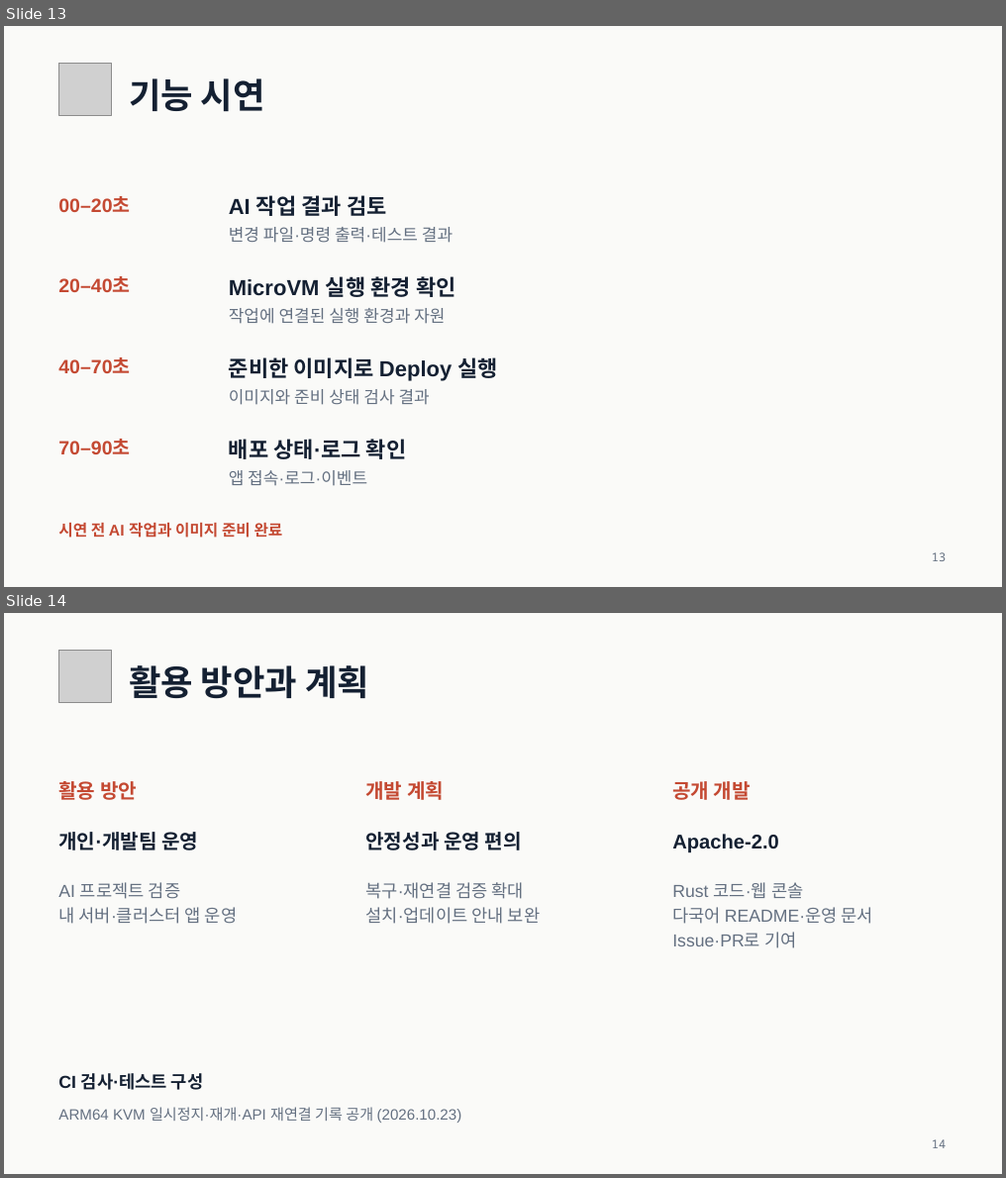
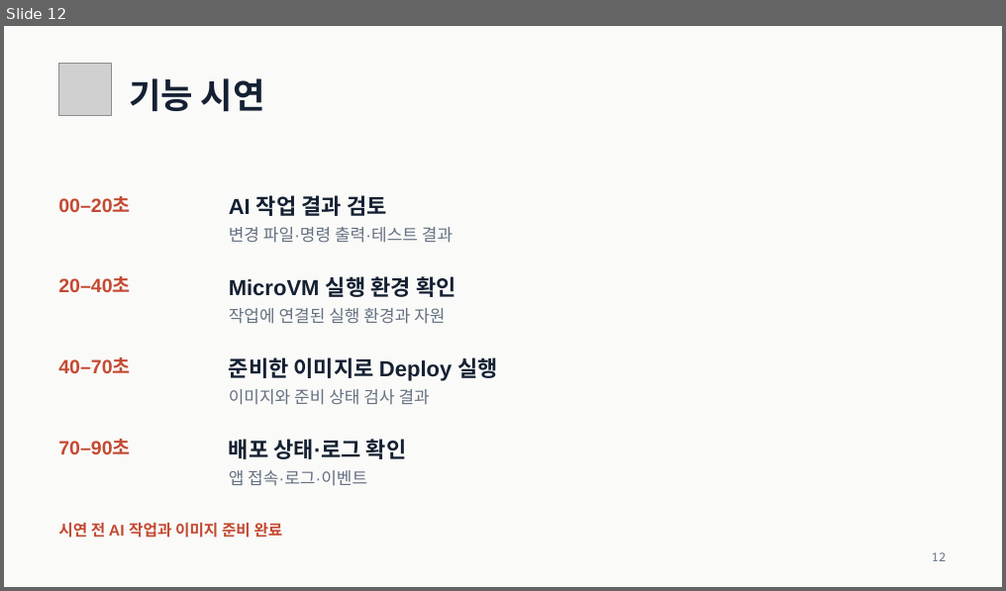
Before and after one commit to SteelCrab/Firecrab-pptx, a slide deck: output/Firecrab_3633_제출자료/제출파일/2026 오픈소스 개발자대회 2차 평가 발표 자료_3633_JustForFun.pptx. Shown one above the other, each under a label of ours: slides 13 and 14 before the commit, slide 12 after it. The pictures are 1006x1178 and 1006x591 pixels, drawn with LibreOffice and Linux fonts; fonts in the diff are those of the drawing; grey boxes stand for pictures. Boxes give left, top, right and bottom in pixels: in the first picture for what was removed or moved away, otherwise in the second. Text is boxed around its words. In the diff, an @@ line names an element or a change of style, - is before the commit and + after.

```diff
--- a/output/Firecrab_3633_제출자료/제출파일/2026 오픈소스 개발자대회 2차 평가 발표 자료_3633_JustForFun.pptx
+++ b/output/Firecrab_3633_제출자료/제출파일/2026 오픈소스 개발자대회 2차 평가 발표 자료_3633_JustForFun.pptx
@@ slide 14 removed at (4, 613, 1002, 1174), background #FAFAF8 @@
@@ picture removed at (59, 650, 112, 702) @@
@@ text removed at (129, 665, 369, 699) @@
-활용 방안과 계획
@@ text removed at (58, 781, 137, 800) @@
-활용 방안
@@ text removed at (365, 781, 444, 800) @@
-개발 계획
@@ text removed at (672, 781, 750, 800) @@
-공개 개발
@@ text removed at (58, 832, 198, 851) @@
-개인·개발팀 운영
@@ text removed at (365, 832, 522, 851) @@
-안정성과 운영 편의
@@ text removed at (672, 834, 779, 854) @@
-Apache-2.0
@@ text removed at (58, 882, 237, 924) @@
-AI 프로젝트 검증
-내 서버·클러스터 앱 운영
@@ text removed at (365, 882, 540, 924) @@
-복구·재연결 검증 확대
-설치·업데이트 안내 보완
@@ text removed at (672, 882, 873, 949) @@
-Rust 코드·웹 콘솔
-다국어 README·운영 문서
-Issue·PR로 기여
@@ text removed at (58, 1073, 203, 1090) @@
-CI 검사·테스트 구성
@@ text removed at (58, 1107, 462, 1123) @@
-ARM64 KVM 일시정지·재개·API 재연결 기록 공개 (2026.10.23)
@@ text removed at (932, 1140, 945, 1149) @@
-14
@@ what was slide 13 is now slide 12 @@
@@ slide 12 changed as well @@
@@ text at (932, 553, 945, 562): text changed @@
-13
+12
```
Also in this commit, not shown: 5 other slides changed, 4 slides added, 3 other slides removed, 32 other files.
